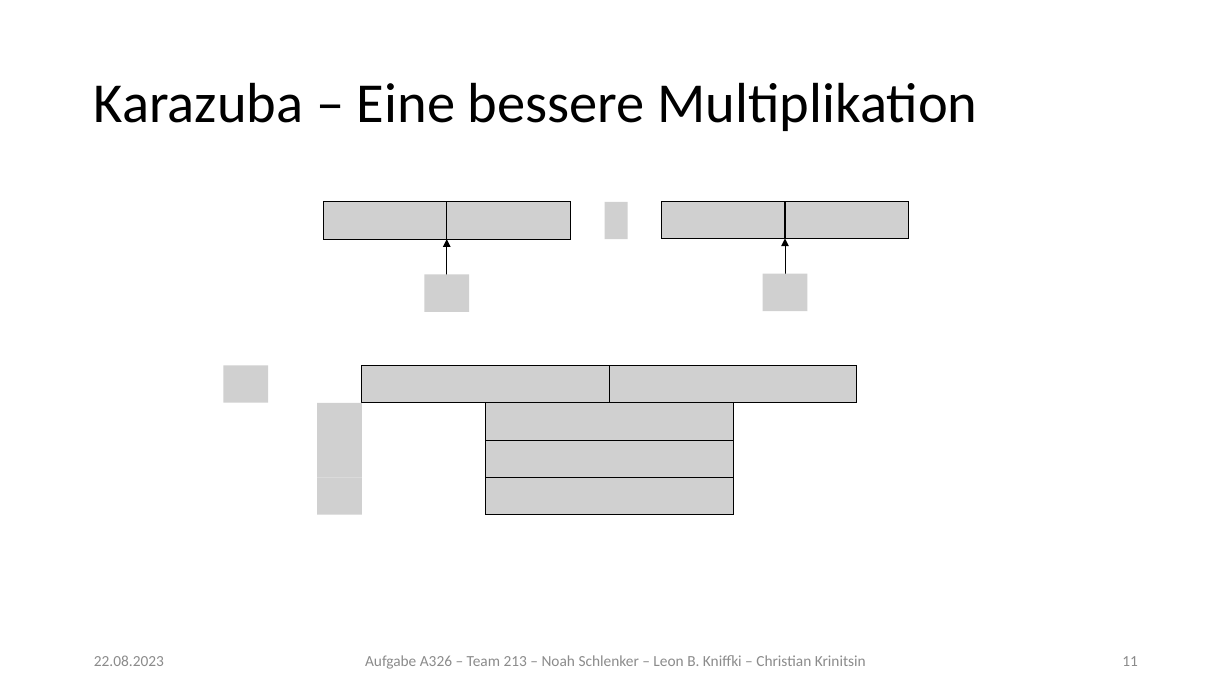
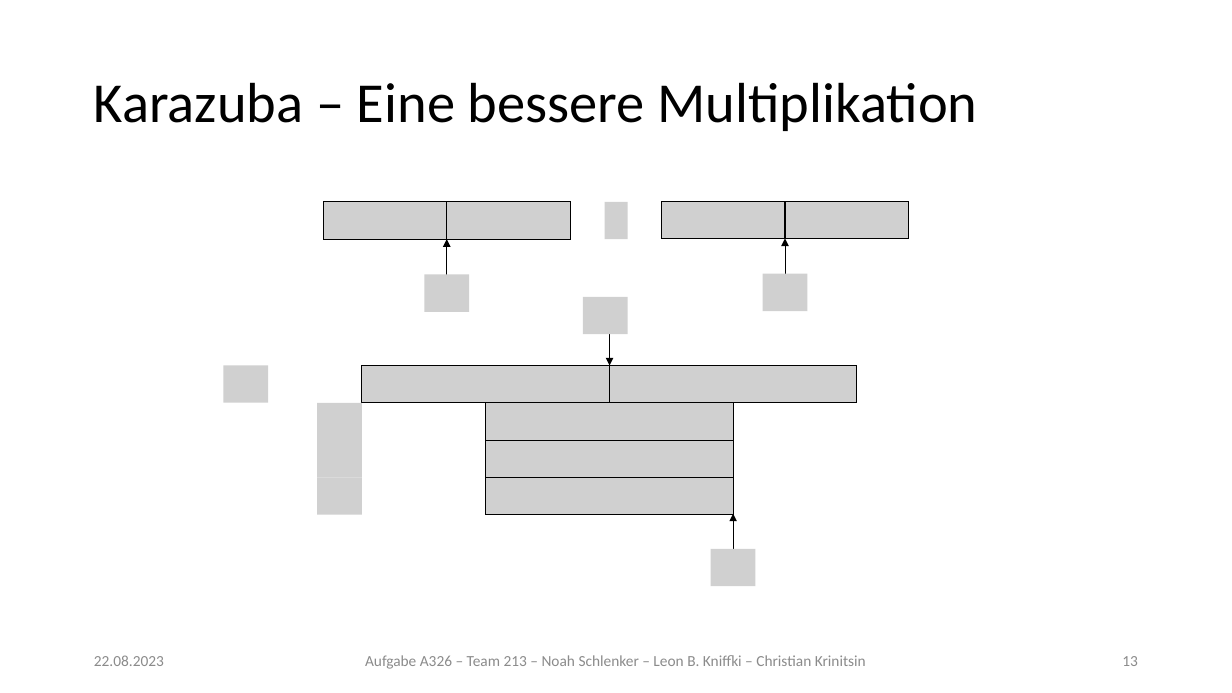
Before and after one commit to noahpy/sqrt2, a slide deck: slide 13 of Vortrag/Vortrag.pptx (slide 11 before the commit). Drawn at 1232x693 pixels with LibreOffice and Linux fonts; fonts in the diff are those of the drawing; grey boxes stand for pictures. Boxes give left, top, right and bottom in pixels: in the first picture for what was removed or moved away, otherwise in the second. Text is boxed around its words. In the diff, an @@ line names an element or a change of style, - is before the commit and + after.

```diff
--- a/Vortrag/Vortrag.pptx
+++ b/Vortrag/Vortrag.pptx
@@ picture added at [583,297,628,334] @@
@@ arrow added from (610, 330) to (610, 366), #000000 0.5 pt @@
@@ arrow added from (733, 549) to (733, 514), #000000 0.5 pt @@
@@ picture added at [711,549,755,586] @@
@@ page number at [1122,656,1138,666]: text changed @@
-11
+13
```
Also in this commit, not shown: 6 slides added, 1 other file.
